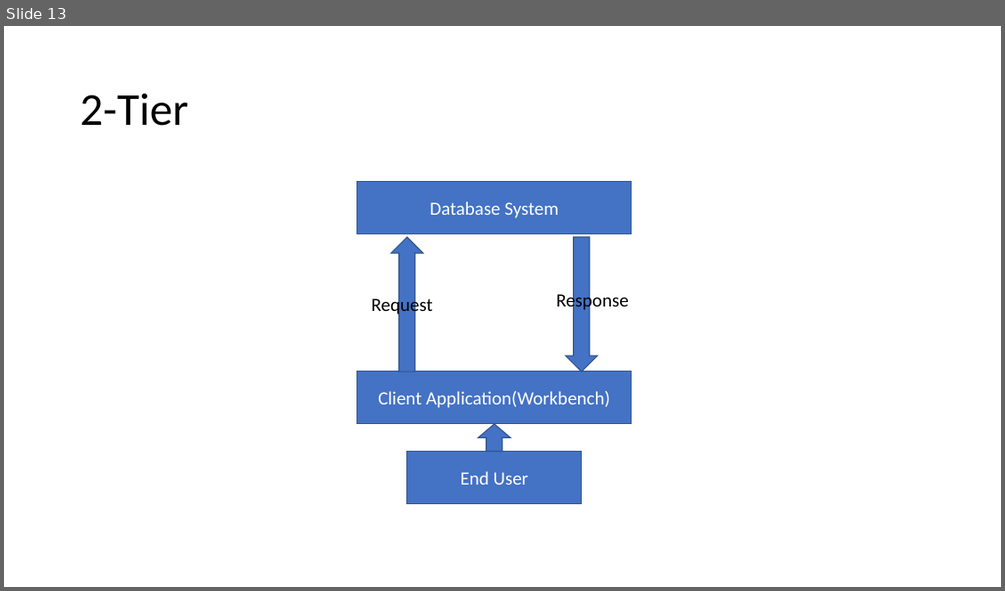
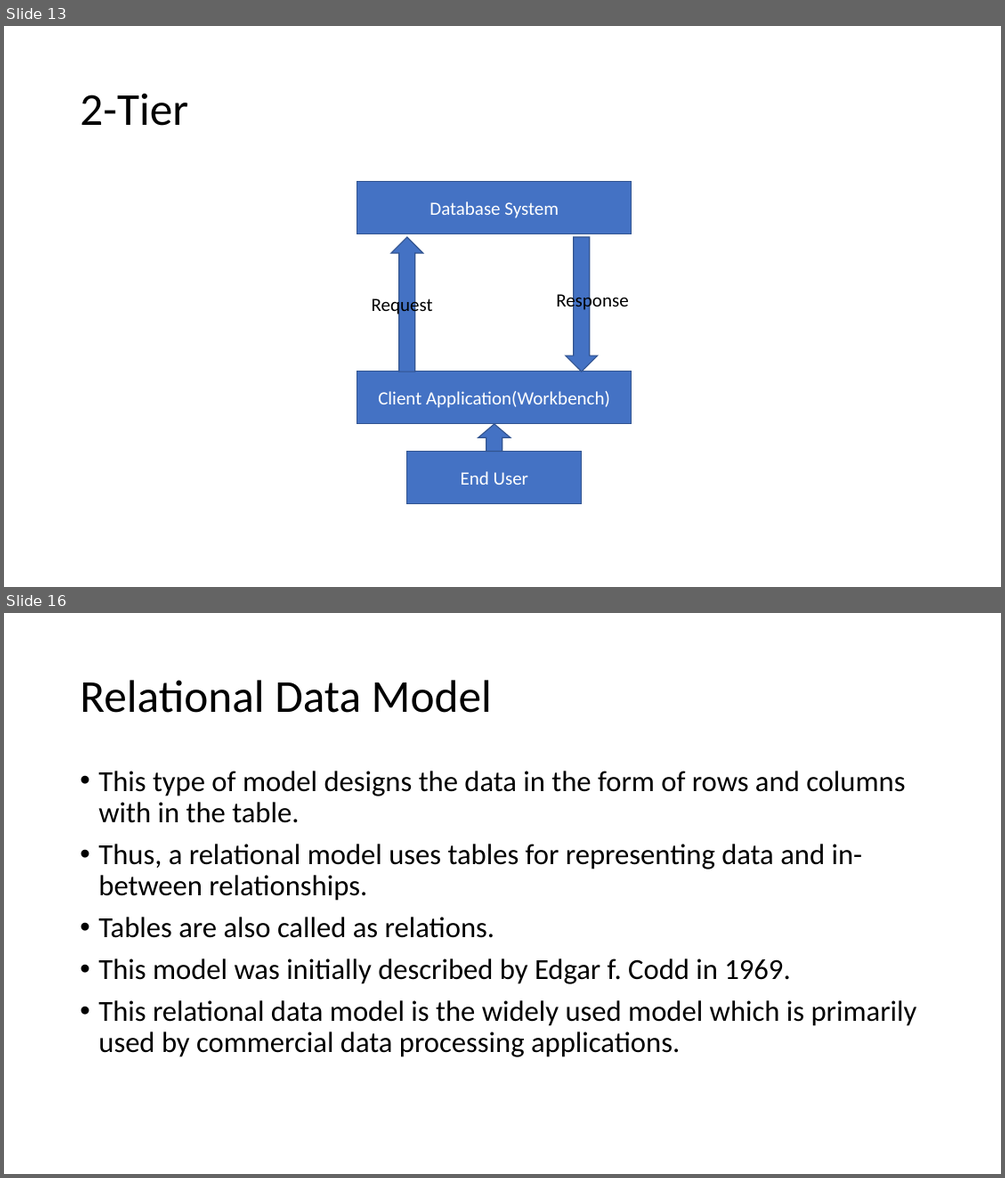
Before and after one commit to karthick1808/CDB20DW061, a slide deck: Day2.pptx. Shown one above the other, each under a label of ours: slide 13 before the commit, slides 13 and 16 after it; the slides between them are not shown. The pictures are 1005x591 and 1005x1178 pixels, drawn with LibreOffice and Linux fonts; fonts in the diff are those of the drawing. Boxes give left, top, right and bottom in pixels: in the first picture for what was removed or moved away, otherwise in the second. Text is boxed around its words. In the diff, an @@ line names an element or a change of style, - is before the commit and + after.

```diff
--- a/Day2.pptx
+++ b/Day2.pptx
@@ slide 16 added at (4, 613, 1001, 1174), background #FFFFFF @@
@@ title added at (80, 680, 492, 713), 44 pt, text #000000 @@
+Relational Data Model
@@ text added at (98, 771, 917, 1057), 28 pt, text #000000 @@
+• This type of model designs the data in the form of rows and columns with in the table.
+• Thus, a relational model uses tables for representing data and in-between relationships.
+• Tables are also called as relations.
+• This model was initially described by Edgar f. Codd in 1969.
+• This relational data model is the widely used model which is primarily used by commercial data processing applications.
```
Also in this commit, not shown: 1 slide changed, 1 other slide added.
